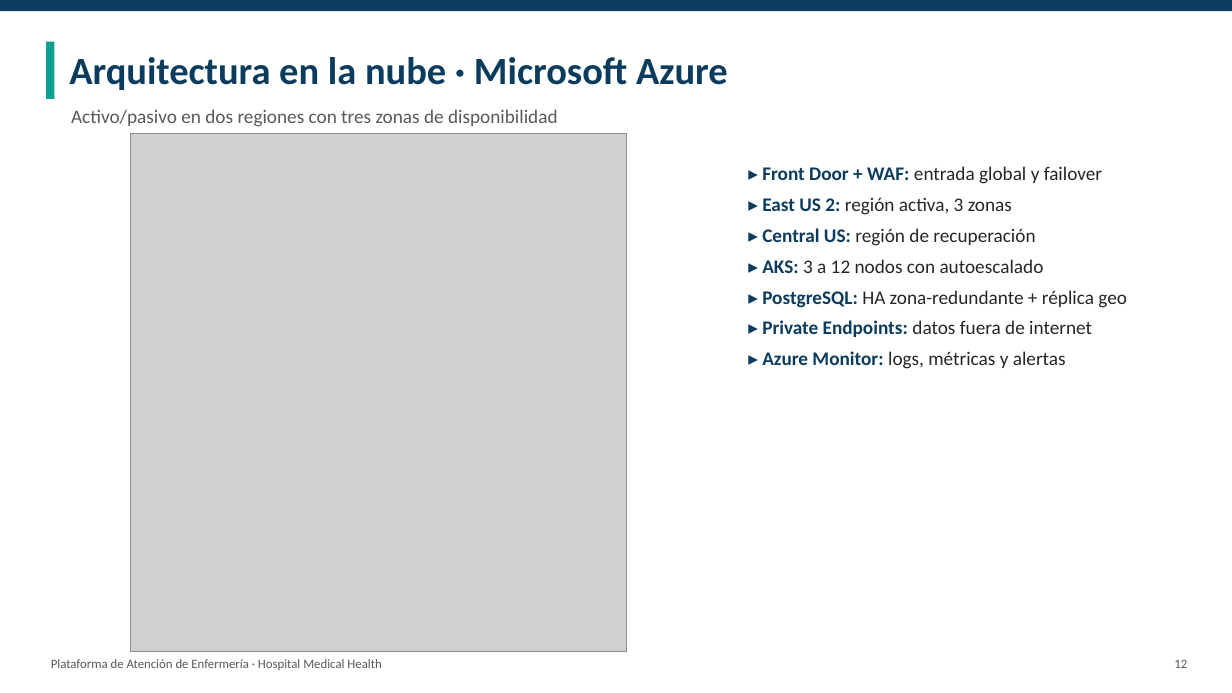
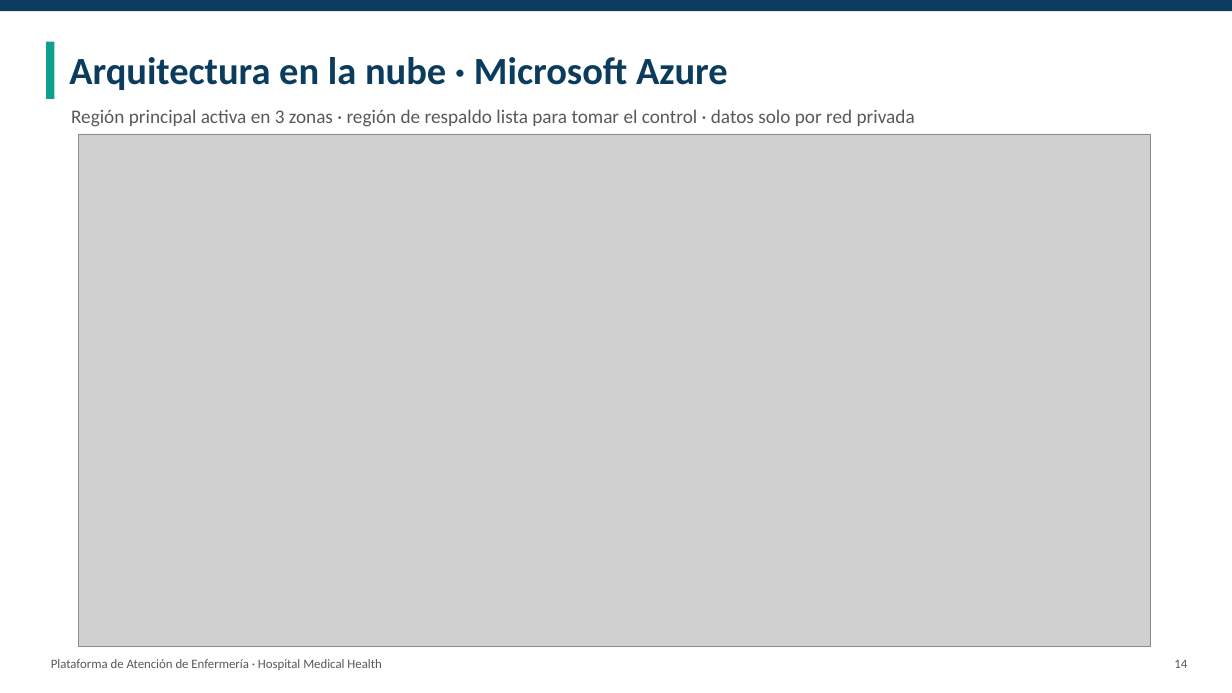
Before and after one commit to Jordy-Lv/medical-health-cloud-architecture, a slide deck: slide 14 of presentacion/Presentacion_Medical_Health.pptx (slide 12 before the commit). Drawn at 1232x693 pixels with LibreOffice and Linux fonts; fonts in the diff are those of the drawing; grey boxes stand for pictures. Boxes give left, top, right and bottom in pixels: in the first picture for what was removed or moved away, otherwise in the second. Text is boxed around its words. In the diff, an @@ line names an element or a change of style, - is before the commit and + after.

```diff
--- a/presentacion/Presentacion_Medical_Health.pptx
+++ b/presentacion/Presentacion_Medical_Health.pptx
@@ text at (71, 109, 915, 127): text changed @@
-Activo/pasivo en dos regiones con tres zonas de disponibilidad
+Región principal activa en 3 zonas · región de respaldo lista para tomar el control · datos solo por red privada
@@ picture: place and size @@
-picture at (131, 134, 628, 652)
+picture at (79, 134, 1151, 647)
@@ text removed at (762, 166, 1127, 369) @@
-▸ Front Door + WAF: entrada global y failover
-▸ East US 2: región activa, 3 zonas
-▸ Central US: región de recuperación
-▸ AKS: 3 a 12 nodos con autoescalado
-▸ PostgreSQL: HA zona-redundante + réplica geo
-▸ Private Endpoints: datos fuera de internet
-▸ Azure Monitor: logs, métricas y alertas
@@ text at (1174, 660, 1187, 668): text changed @@
-12
+14
```
Also in this commit, not shown: 13 other slides changed, 4 slides added, 2 slides removed.
